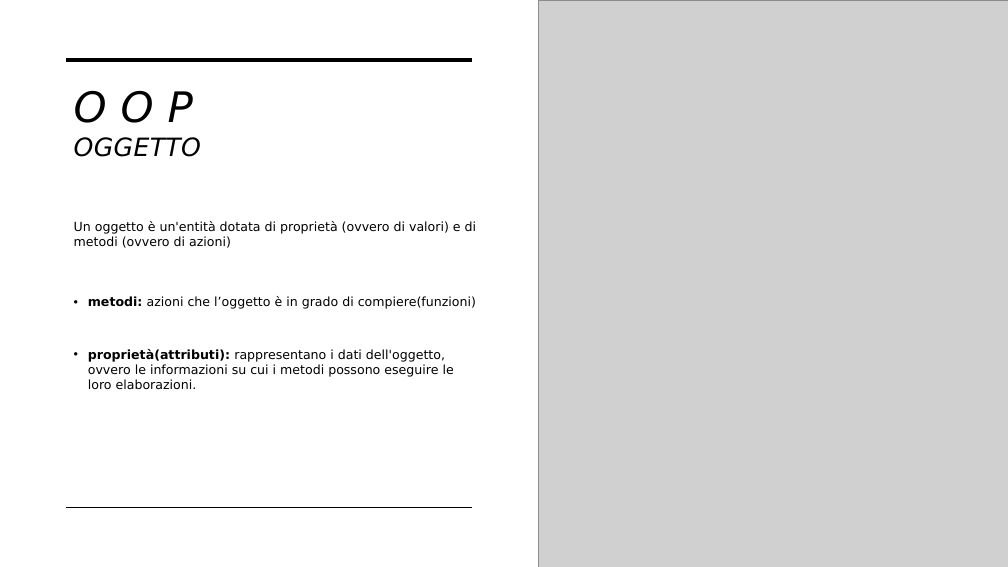
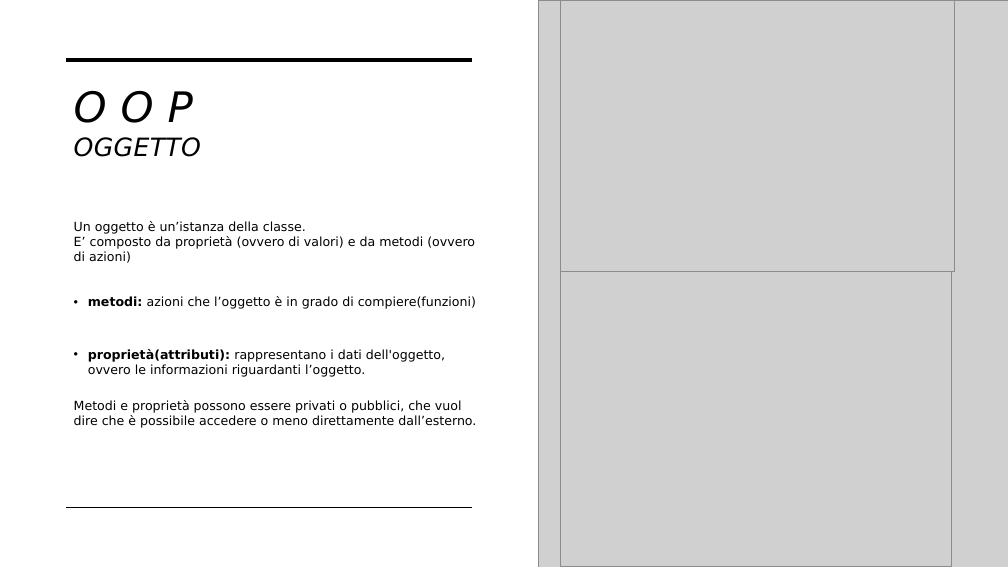
Before and after one commit to ViniciusJMoreira/corso-ifts, a slide deck: slide 74 of IFTS_Fondamenti_di_Programmazione_e_ingegnieria_del_software.pptx (slide 59 before the commit). Drawn at 1008x567 pixels with LibreOffice and Linux fonts; fonts in the diff are those of the drawing; grey boxes stand for pictures. Boxes give left, top, right and bottom in pixels: in the first picture for what was removed or moved away, otherwise in the second. Text is boxed around its words. In the diff, an @@ line names an element or a change of style, - is before the commit and + after.

```diff
--- a/IFTS_Fondamenti_di_Programmazione_e_ingegnieria_del_software.pptx
+++ b/IFTS_Fondamenti_di_Programmazione_e_ingegnieria_del_software.pptx
@@ picture added at (560, 1, 954, 271) @@
@@ text at (74, 221, 475, 263): text changed @@
-Un oggetto è un'entità dotata di proprietà (ovvero di valori) e di metodi (ovvero di azioni)
+Un oggetto è un’istanza della classe.
+E’ composto da proprietà (ovvero di valori) e da metodi (ovvero di azioni)
@@ picture added at (560, 256, 951, 567) @@
@@ text at (88, 349, 445, 377): text changed @@
-• proprietà(attributi): rappresentano i dati dell'oggetto, ovvero le informazioni su cui i metodi possono eseguire le loro elaborazioni.
+• proprietà(attributi): rappresentano i dati dell'oggetto, ovvero le informazioni riguardanti l’oggetto.
@@ text added at (74, 400, 476, 428), 12 pt, text #000000 @@
+Metodi e proprietà possono essere privati o pubblici, che vuol dire che è possibile accedere o meno direttamente dall’esterno.
```
Also in this commit, not shown: 33 other slides changed, 19 slides added, 11 other files.
